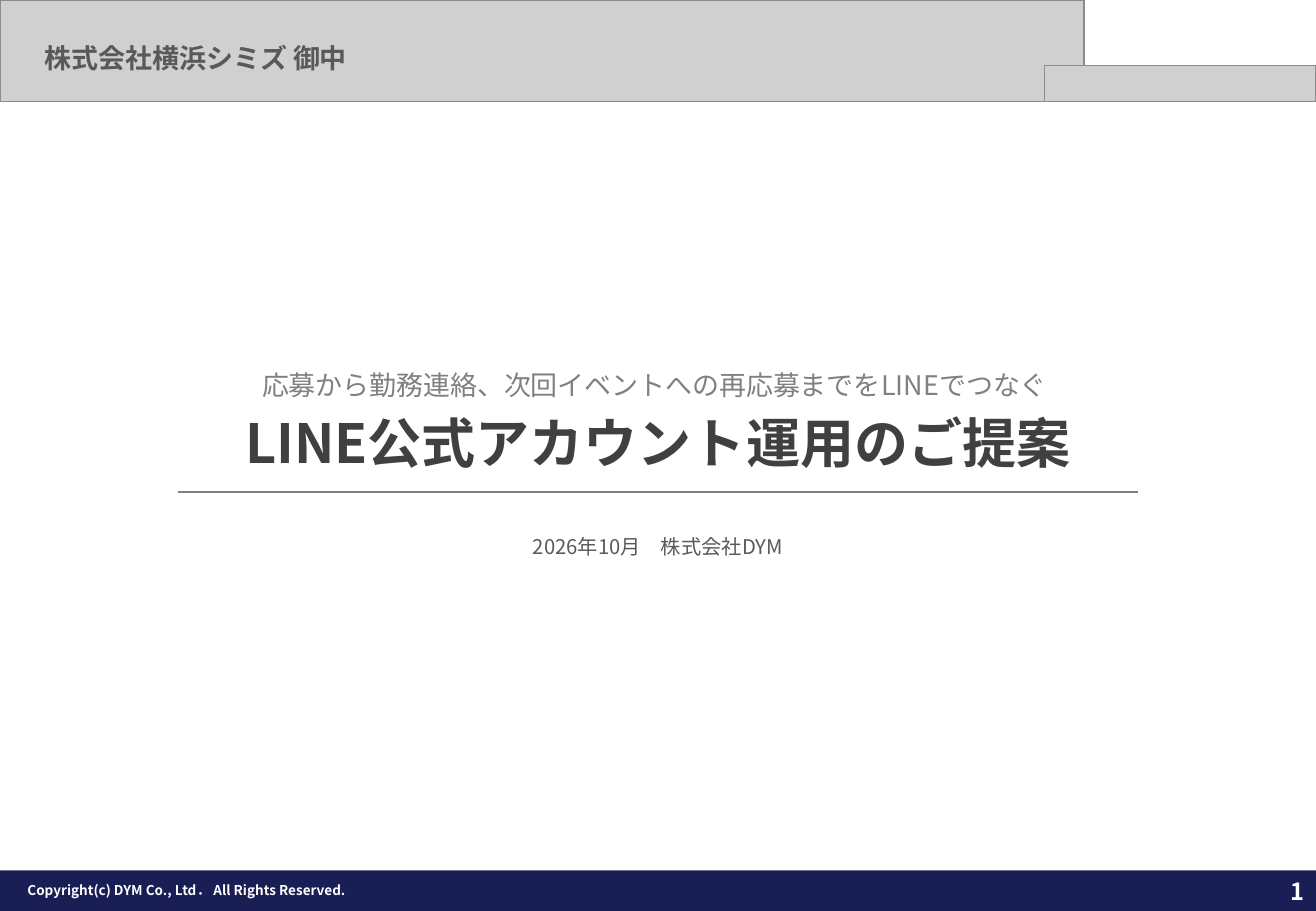
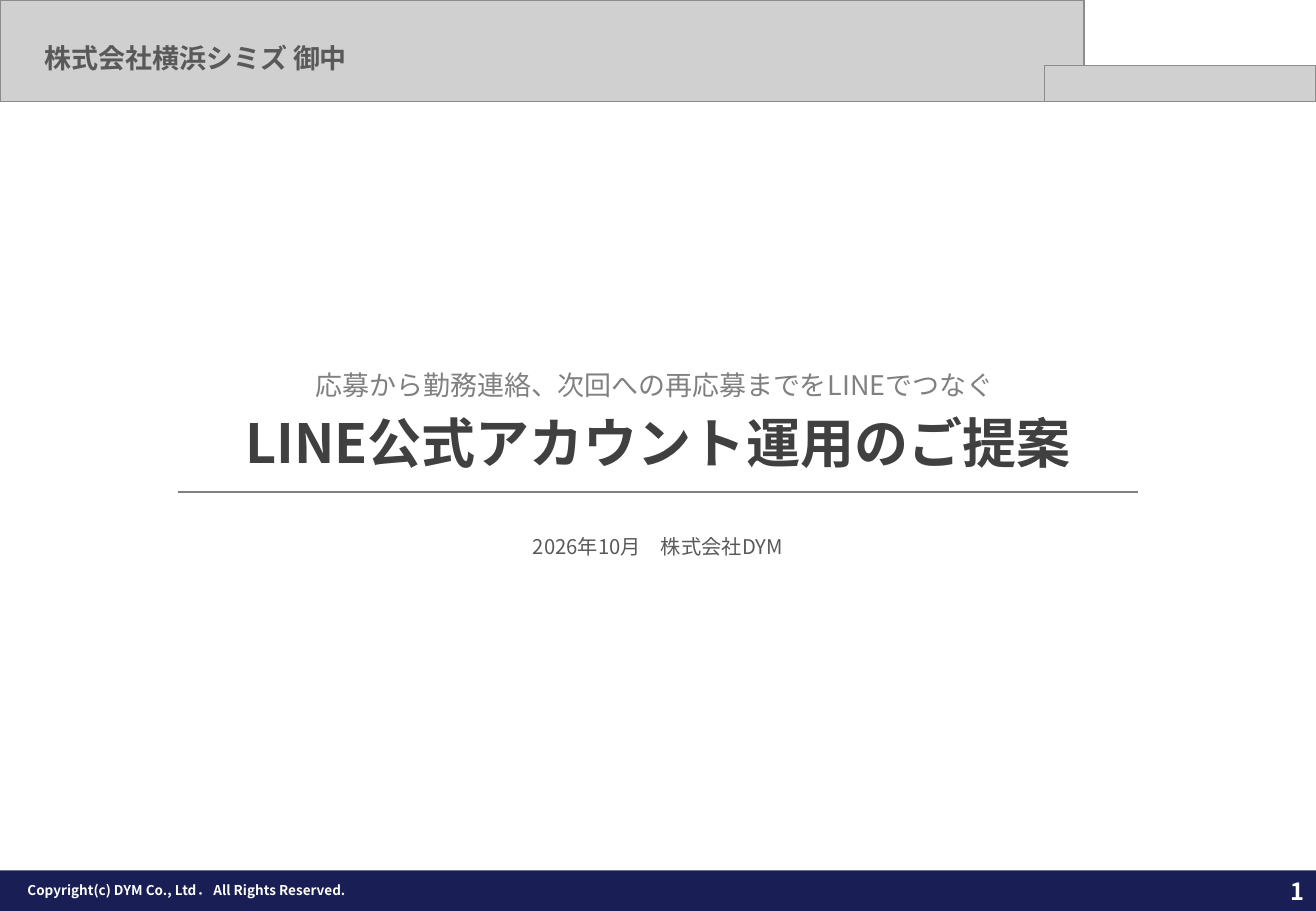
Before and after one commit to tonomura-r-dev/folder, a slide deck: slide 1 of 202610_株式会社横浜シミズ御中_LINE公式アカウント運用のご提案.pptx. Drawn at 1316x911 pixels with LibreOffice and Linux fonts; fonts in the diff are those of the drawing; grey boxes stand for pictures; background and template pictures are left out. Boxes give left, top, right and bottom in pixels: in the first picture for what was removed or moved away, otherwise in the second. Text is boxed around its words. In the diff, an @@ line names an element or a change of style, - is before the commit and + after.

```diff
--- a/202610_株式会社横浜シミズ御中_LINE公式アカウント運用のご提案.pptx
+++ b/202610_株式会社横浜シミズ御中_LINE公式アカウント運用のご提案.pptx
@@ text at <box>316,372,993,397</box>: text changed @@
-応募から勤務連絡、次回イベントへの再応募までをLINEでつなぐ
+応募から勤務連絡、次回への再応募までをLINEでつなぐ
```
Also in this commit, not shown: 6 other slides changed, 1 slide added, 4 other files.
